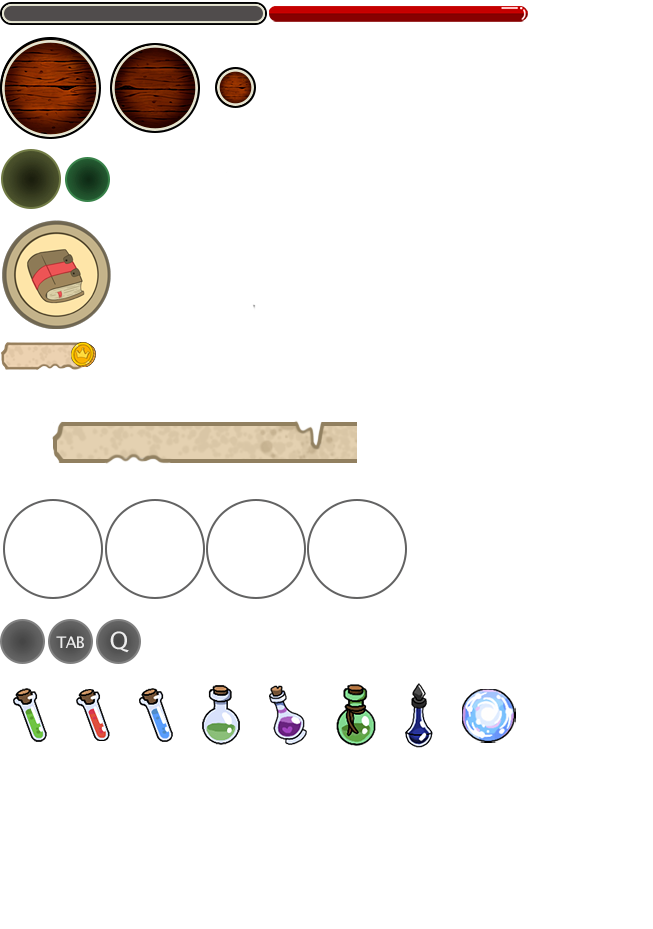
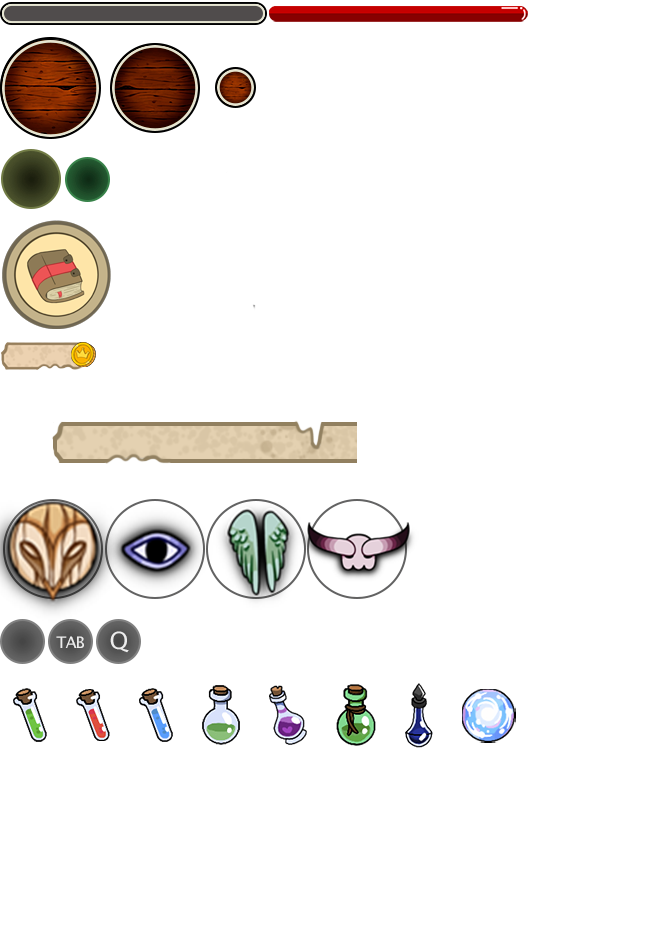
Revision of a layered 653×929 image; what changed, layer by layer:
added layer "textura_mascara3" above "textura_mascara2" over (x1=297, y1=522, x2=416, y2=581)
added layer "textura_mascara2" above "textura_mascara1" over (x1=216, y1=503, x2=304, y2=607)
added layer "textura_mascara1" above "textura_mascara0" over (x1=99, y1=510, x2=207, y2=595)
added layer "textura_mascara0" above "textura_pocion_vida_3" over (x1=0, y1=500, x2=125, y2=618)
